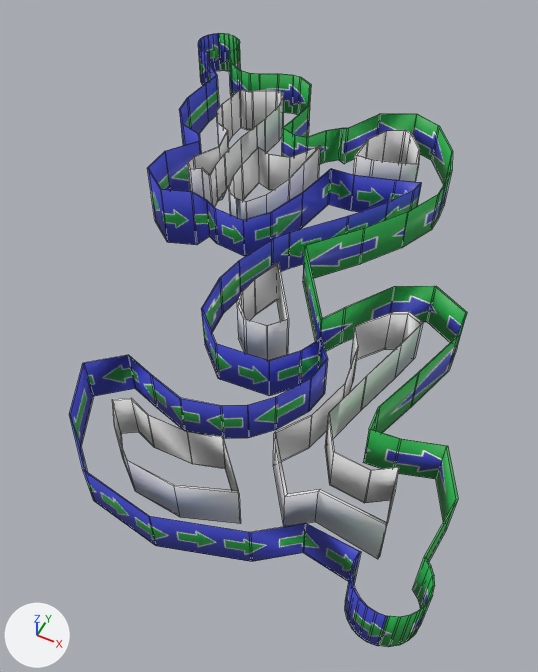
Before and after pictures for a commit that changed the FBX model CatWalkersExtremeDigPrototype/Assets/Models/Track.fbx.
One viewpoint serves both versions: a camera (50 mm lens) standing at (0.0469, -0.097, 0.0996) and looking at (0.0043, -0.0119, -0.0067). The lights are fixed; the arrows at lower left show +X, +Y and +Z. Mesh edges are drawn as thin lines. Where no turn or scale is listed for an object, it has been applied to the vertices.

Names of what the first picture shows: 'FirstShortCut', 'FirstSplit', 'FourthShortCut', 'FullLeft', 'FullRight', 'SecondShortCut', 'SecondSplit', 'ThirdShortCut'.
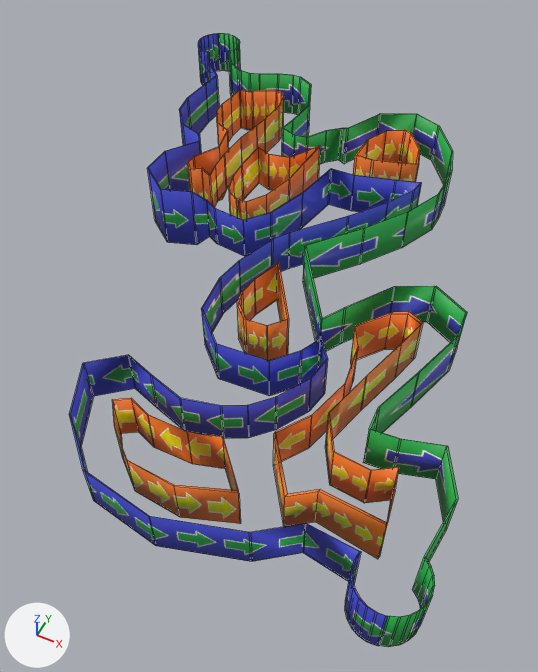
What differs and where, as boxes (x1, y1, x2, y2) in the pictures (538 x 672 px):
'SecondSplit', recoloured (grey to brown): (273, 312, 423, 559) in both
'FourthShortCut', recoloured, surface changed: (113, 398, 241, 524) in both
'FirstSplit', recoloured, surface changed (grey to orange): (187, 89, 284, 207) in both
'FirstShortCut', recoloured, surface changed: (229, 146, 321, 220) in both
'ThirdShortCut', recoloured, surface changed (grey to brown): (237, 263, 289, 360) in both
'SecondShortCut', recoloured (grey to orange): (353, 130, 420, 182) in both

The change, as a diff of the scene's bpy script:
```diff
--- a/CatWalkersExtremeDigPrototype/Assets/Models/Track.fbx.py
+++ b/CatWalkersExtremeDigPrototype/Assets/Models/Track.fbx.py
@@ img_centerwalls_png @@
+img_centerwalls_png = load_image('CenterWalls.png', '../Texture/CenterWalls.png', 1104, 720, 'sRGB')
@@ mat_centerwalls__centerwalls_png @@
+mat_centerwalls__centerwalls_png = principled_material('CenterWalls__CenterWalls_png')
+mat_centerwalls__centerwalls_png.texture = img_centerwalls_png
@@ me_secondsplit @@
 me_secondsplit.from_pydata(...)  # 72 vertices, 72 faces; spans x -0.0095..0.0104, y -0.0206..0.0199, z -0.005..0.005
+me_secondsplit.materials.append(mat_centerwalls__centerwalls_png)  # picture img_centerwalls_png
@@ me_thirdshortcut @@
 me_thirdshortcut.from_pydata(...)  # 28 vertices, 28 faces; spans x -0.00353..0.00655, y -0.00519..0.00972, z -0.00451..0.00451
 # used by ob_thirdshortcut; location = (0.0056, -0.0182, 0.005)
+# me_thirdshortcut part 4: texture (UV) coordinates changed
+me_thirdshortcut.materials.append(mat_centerwalls__centerwalls_png)  # picture img_centerwalls_png
@@ me_firstsplit @@
 me_firstsplit.from_pydata(...)  # 96 vertices, 96 faces; spans x -0.0064..0.0046, y -0.0204..0.0165, z -0.0067..0.0067
 # used by ob_firstsplit; location = (-0.0225, 0.0261, 0.005)
+# me_firstsplit part 2: texture (UV) coordinates changed
+me_firstsplit.materials.append(mat_centerwalls__centerwalls_png)  # picture img_centerwalls_png
@@ me_fourthshortcut @@
 me_fourthshortcut.from_pydata(...)  # 36 vertices, 36 faces; spans x -0.0102..0.0144, y -0.0061..0.0041, z -0.0043..0.0043
 # used by ob_fourthshortcut; location = (0.0056, -0.0493, 0.005)
+# me_fourthshortcut part 1: texture (UV) coordinates changed
+me_fourthshortcut.materials.append(mat_centerwalls__centerwalls_png)  # picture img_centerwalls_png
@@ me_secondshortcut @@
 me_secondshortcut.from_pydata(...)  # 36 vertices, 36 faces; spans x -0.00612..0.00678, y -0.00635..0.00716, z -0.00451..0.00451
+me_secondshortcut.materials.append(mat_centerwalls__centerwalls_png)  # picture img_centerwalls_png
@@ me_firstshortcut @@
 me_firstshortcut.from_pydata(...)  # 60 vertices, 60 faces; spans x -0.006..0.0058, y -0.0113..0.0122, z -0.0045..0.0045
 # used by ob_firstshortcut; location = (-0.0092, 0.0155, 0.005)
+# me_firstshortcut part 3: texture (UV) coordinates changed
+me_firstshortcut.materials.append(mat_centerwalls__centerwalls_png)  # picture img_centerwalls_png
```
